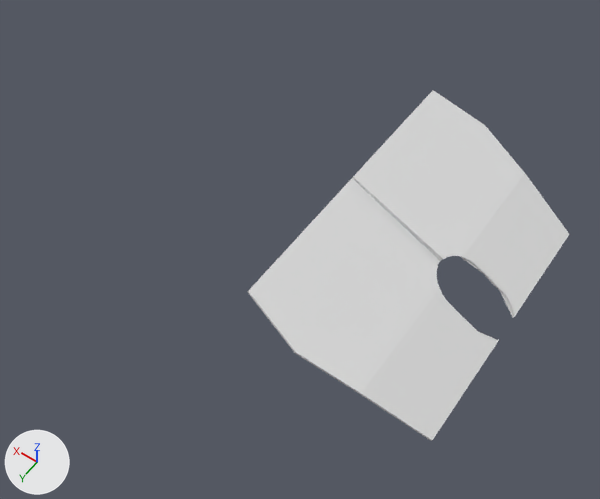
A saved change to the Blender file Ejercicios/02-Raton/02-raton.blend.
The view is the same before and after, from a 50 mm lens placed at (-1.6, 1.86, 3.2), pointed at (-0.32, 0.07, 0.39). The axes (+X, +Y, +Z) are drawn at lower left. The lights are the same throughout.

Names of what the first picture shows: 'botones'.
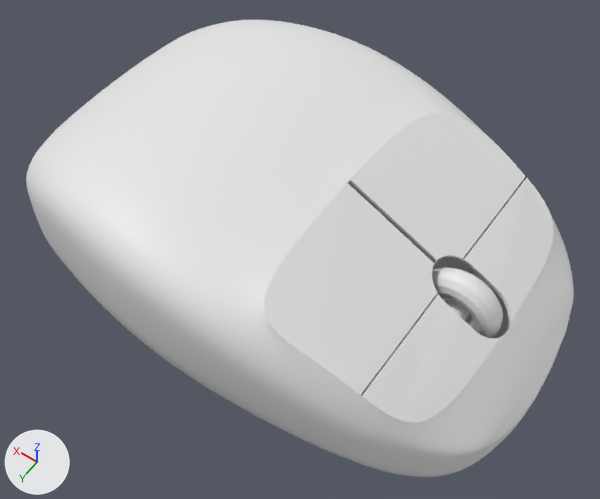
Location of each change, [x1, y1, x2, y2] in pixels of the pictures (600 x 499 px):
'base', shown
    after: [26, 20, 574, 477]
'botones', reshaped, rescaled (10% narrower, 12% shorter)
    before: [248, 90, 569, 441]
    after: [264, 113, 554, 422]
'Rueda', shown
    after: [424, 267, 503, 338]
'Eje', shown
    after: [446, 268, 490, 321]

Diff of the bpy script that builds the scene:
```diff
--- a/Ejercicios/02-Raton/02-raton.blend.py
+++ b/Ejercicios/02-Raton/02-raton.blend.py
@@ me_plano_002 @@
 # used by ob_botones; location = (-0.455, 0.0, 0.032); scale = (1.0, 1.0, 1.0)
-me_plano_002.from_pydata(...)  # 86 vertices, 38 faces, 4 loose edges; spans x -0.785..-0.043, y -0.672..0.677, z 0.467..0.843
+me_plano_002.from_pydata(...)  # 399 vertices, 290 faces; spans x -0.797..-0.037, y -0.651..0.669, z 0.448..0.833
+# me_plano_002 part 1: 86 vertices removed from x -0.785..-0.043, y -0.672..0.677, z 0.467..0.843; 399 vertices added at x -0.797..-0.037, y -0.651..0.669, z 0.448..0.833
@@ ob_base @@
 _m = ob_base.modifiers.new('Subdivisión', 'SUBSURF')
 _m.render_levels = 1
-ob_base.hide_set(True)
@@ ob_rueda @@
 ob_rueda.scale = (1.19, 1.19, 1.19)
-ob_rueda.hide_set(True)
@@ ob_eje @@
 ob_eje.scale = (1.0, 1.0, 1.71)
-ob_eje.hide_set(True)
@@ ob_botones @@
 ob_botones.location = (-0.455, 0.0, 0.032)
-ob_botones.scale = (1.0, 1.0, 1.0)
```
